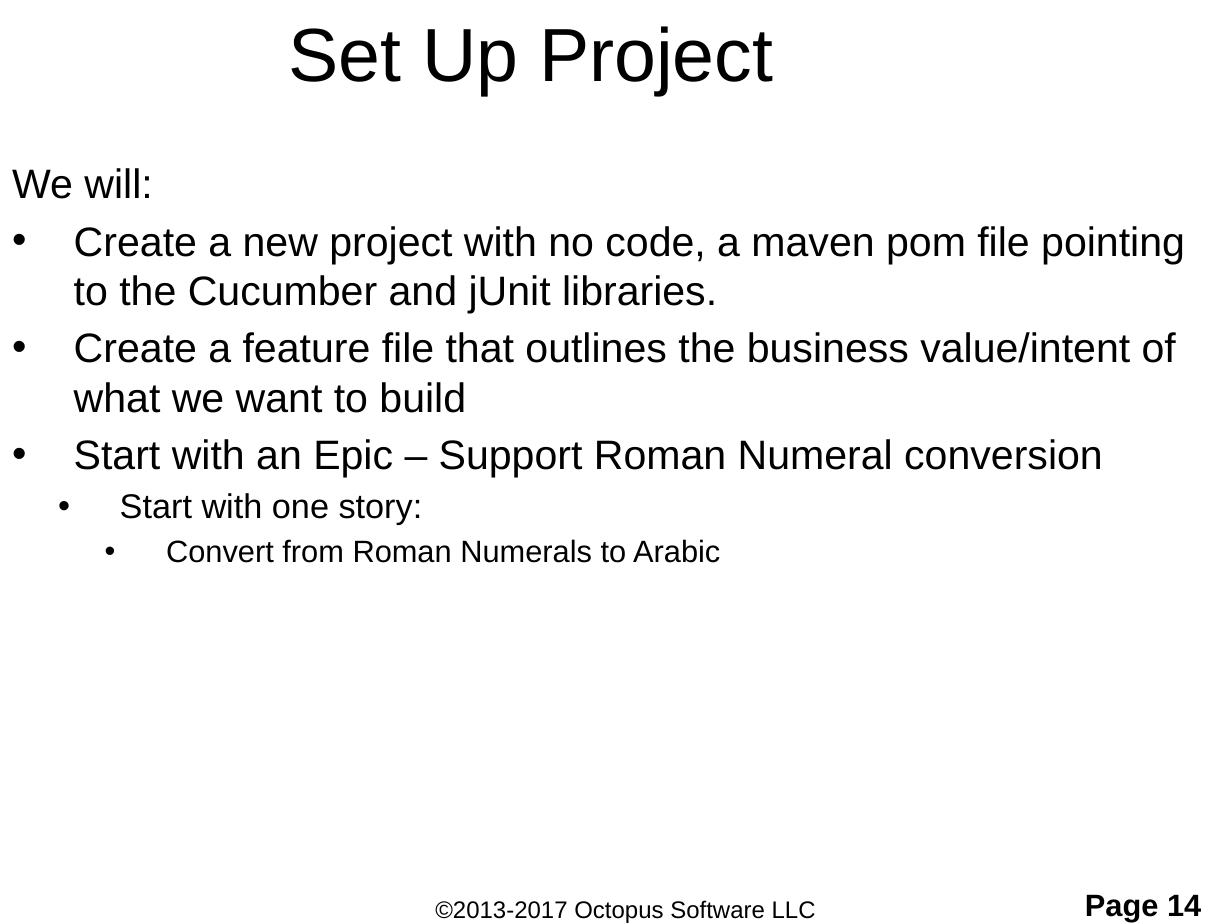
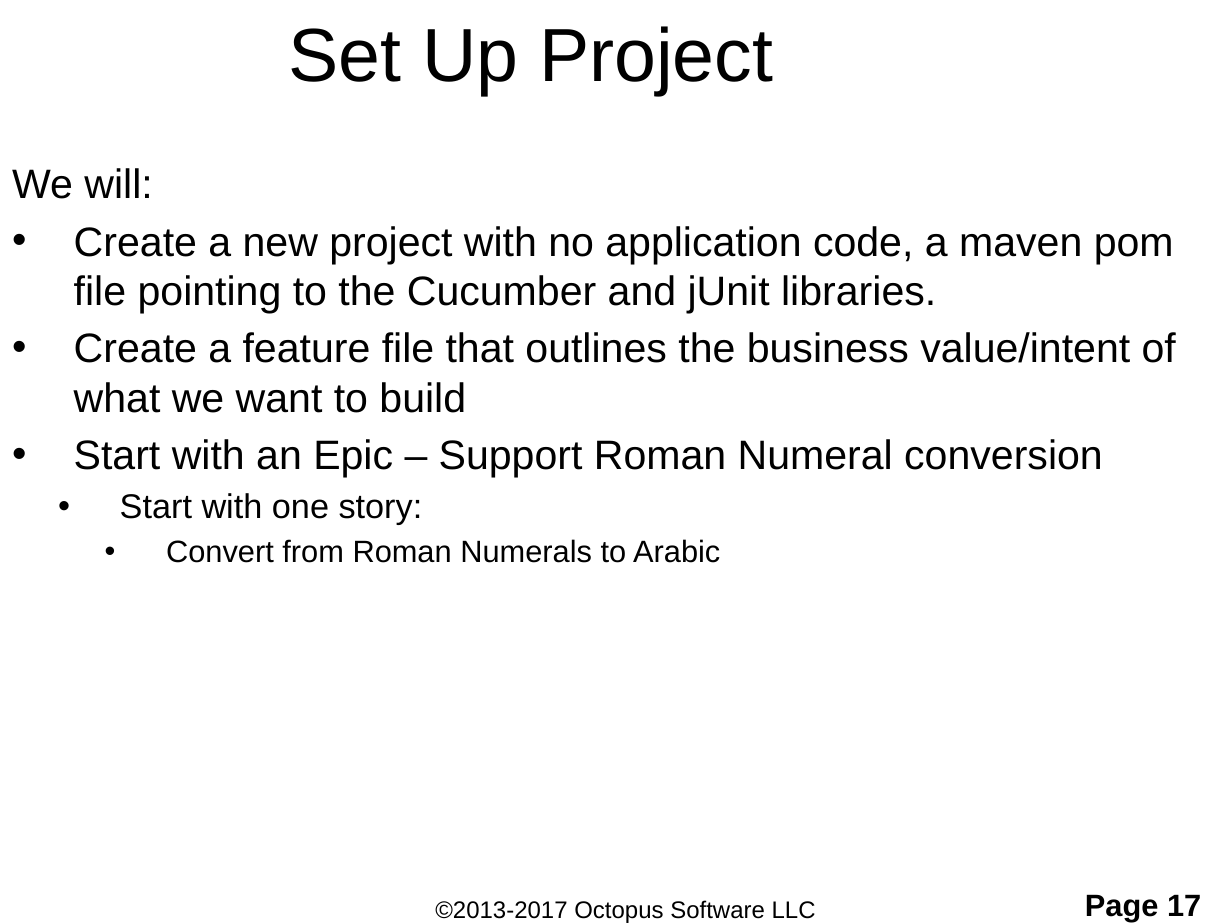
Before and after one commit to ShaneOctopus/RomanConversionStarting, a slide deck: slide 17 of workingFiles/TDD and BDD.pptx (slide 14 before the commit). Drawn at 1232x924 pixels with LibreOffice and Linux fonts; fonts in the diff are those of the drawing; background and template pictures are left out. Boxes give left, top, right and bottom in pixels: in the first picture for what was removed or moved away, otherwise in the second. Text is boxed around its words. In the diff, an @@ line names an element or a change of style, - is before the commit and + after.

```diff
--- a/workingFiles/TDD and BDD.pptx
+++ b/workingFiles/TDD and BDD.pptx
@@ text at box(74, 226, 1174, 313): text changed @@
-• Create a new project with no code, a maven pom file pointing to the Cucumber and jUnit libraries.
+• Create a new project with no application code, a maven pom file pointing to the Cucumber and jUnit libraries.
@@ page number at box(1085, 894, 1201, 921): text changed @@
-Page 14
+Page 17
```
Also in this commit, not shown: 16 other slides changed, 1 slide added, 2 other files.
